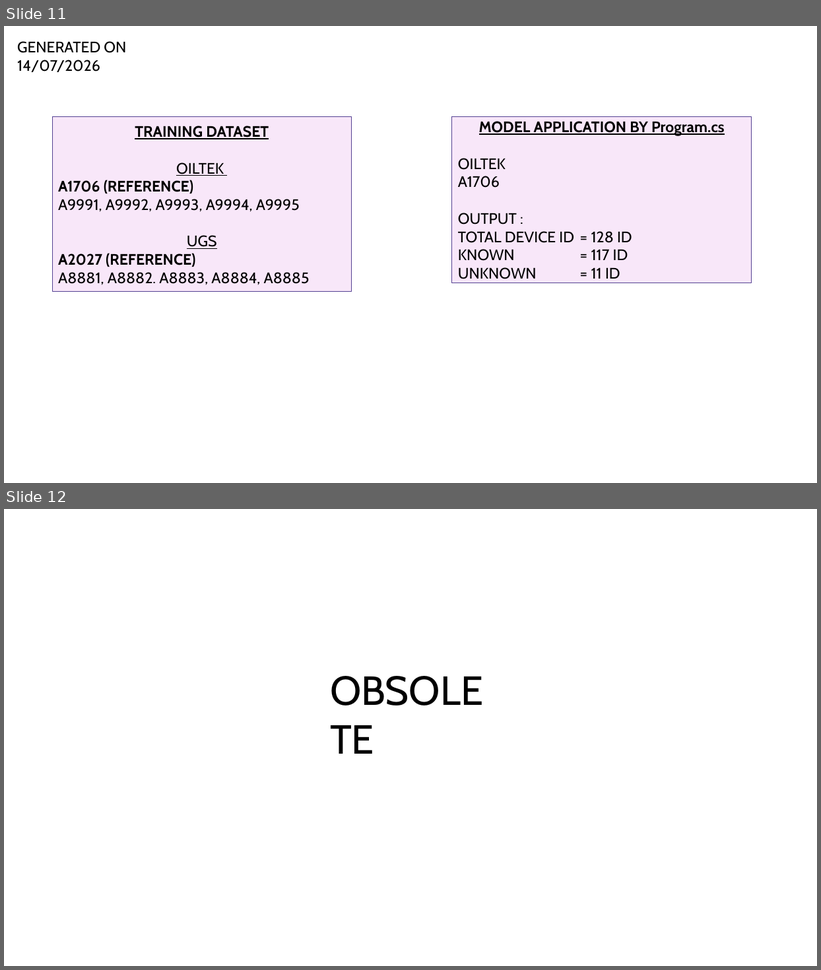
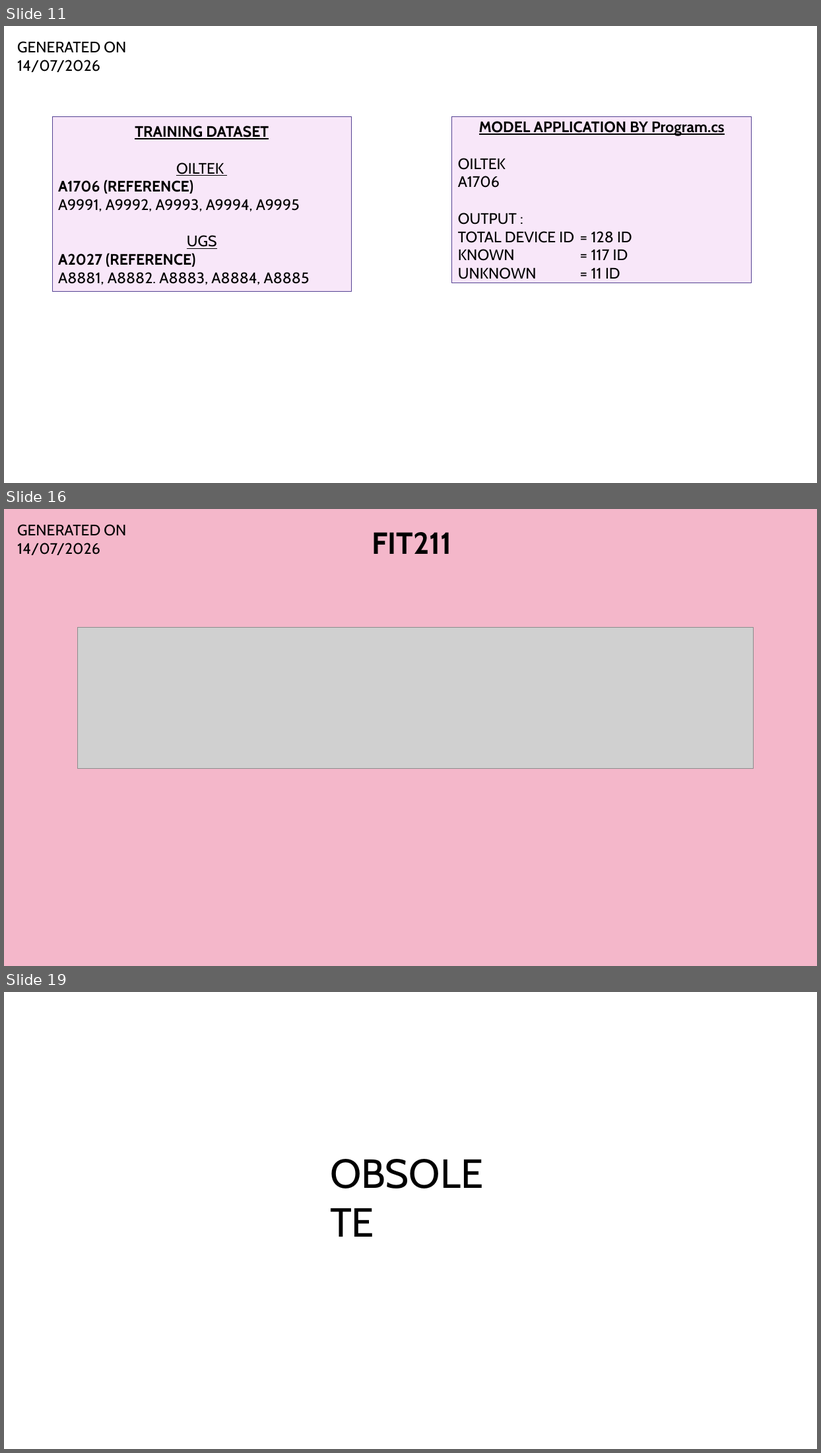
Before and after one commit to Syaziyah30/DeviceCluster, a slide deck: 1.training_model/supplementary/Device Identifier 20260520.pptx. Shown one above the other, each under a label of ours: slides 11 and 12 before the commit, slides 11, 16 and 19 after it; the slides between them are not shown. The pictures are 821x970 and 821x1453 pixels, drawn with LibreOffice and Linux fonts; fonts in the diff are those of the drawing; grey boxes stand for pictures. Boxes give left, top, right and bottom in pixels: in the first picture for what was removed or moved away, otherwise in the second. Text is boxed around its words. In the diff, an @@ line names an element or a change of style, - is before the commit and + after.

```diff
--- a/1.training_model/supplementary/Device Identifier 20260520.pptx
+++ b/1.training_model/supplementary/Device Identifier 20260520.pptx
@@ slide 16 added at (4, 509, 817, 966), background #F4B7CA @@
@@ text added at (17, 524, 126, 555), 18 pt, text #000000 @@
+GENERATED ON 14/07/2026
@@ text added at (372, 532, 452, 554), 36 pt, text #000000, bold @@
+FIT211
@@ picture added at (78, 627, 754, 769) @@
@@ what was slide 12 is now slide 19 @@
```
Also in this commit, not shown: 6 other slides added, 3 other files.
